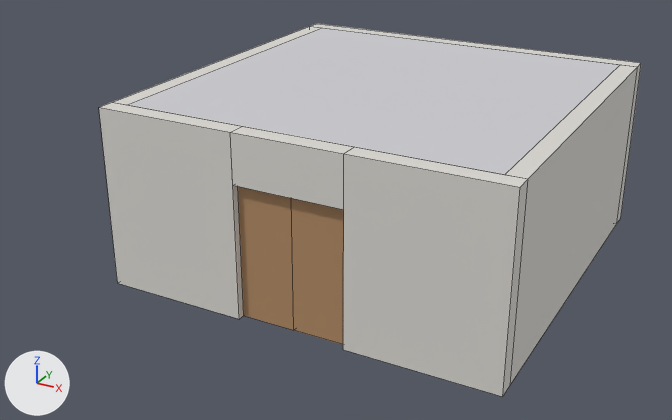
The FBX model Assets/Art/Buildings/DefaultBuilding.fbx: old version first, new version second.
Before and after are seen from a 50 mm lens placed at (10.35, -9.42, 7.23), pointed at (3.4, 3.22, 0.91). Lighting does not change. The marker at lower left points along +X, +Y and +Z. The first picture is the older version. Mesh edges are drawn as thin lines. Where no turn or scale is listed for an object, it has been applied to the vertices.

Names of what the first picture shows: 'DoorLeaf_Left', 'DoorLeaf_Right', 'RoomCeiling', 'Wall_Back', 'Wall_Front_Left', 'Wall_Front_Lintel', 'Wall_Front_Right', 'Wall_Left', 'Wall_Right'.
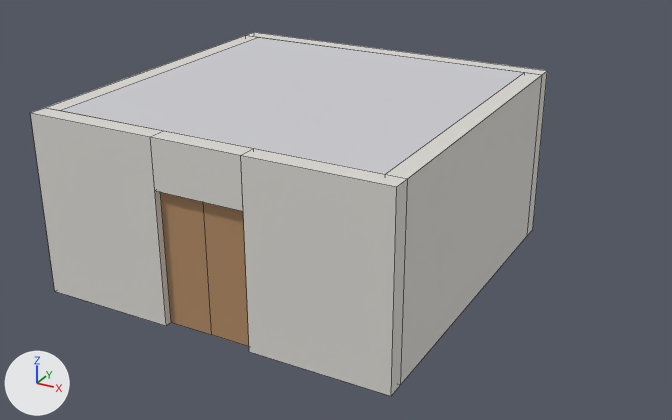
What the commit changed:
me_cube_003 is used by ob_wall_left; location (0.0, 0.0, 0.0).
me_cube_003 had 8 vertices, 6 faces and spanned x 0.7..1.0, y 1.0..7.0, z 0.0..3.0.
me_cube_003 now has 8 vertices, 6 faces and spans x 0.0..0.3, y 0.3..5.7, z 0.0..3.0.
me_cube_003 part 1: the whole mesh is scaled about its middle by (1, 0.9, 1), then moved by (-0.7, -1.0, 0.0).
me_cube_006 is used by ob_wall_front_right; location (0.0, 0.0, 0.0).
me_cube_006 had 8 vertices, 6 faces and spanned x 4.9..7.3, y 0.7..1.0, z 0.0..3.0.
me_cube_006 now has 8 vertices, 6 faces and spans x 3.75..6.0, y 0.0..0.3, z 0.0..3.0.
me_cube_006 part 4: the whole mesh is scaled about its middle by (0.937, 1, 1), then moved by (-1.22, -0.7, 0.0).
me_cube_008 is used by ob_doorleaf_left; location (3.1, 0.85, 0.0).
me_cube_008 had 8 vertices, 6 faces and spanned x 0.0..0.9, y -0.03..0.03, z 0.0..2.2.
me_cube_008 now has 8 vertices, 6 faces and spans x 0.0..0.75, y -0.03..0.03, z 0.0..2.2.
me_cube_008 part 5: the whole mesh is scaled about the mesh origin by (0.833, 1, 1).
me_cube_001 is used by ob_roomceiling; location (0.0, 0.0, 0.0).
me_cube_001 had 8 vertices, 6 faces and spanned x 1.0..7.0, y 1.0..7.0, z 2.95..3.0.
me_cube_001 now has 8 vertices, 6 faces and spans x 0.3..5.7, y 0.3..5.7, z 2.95..3.0.
me_cube_001 part 2: the whole mesh is scaled about its middle by (0.9, 0.9, 1), then moved by (-1.0, -1.0, 0.0).
me_cube_004 is used by ob_wall_right; location (0.0, 0.0, 0.0).
me_cube_004 had 8 vertices, 6 faces and spanned x 7.0..7.3, y 1.0..7.0, z 0.0..3.0.
me_cube_004 now has 8 vertices, 6 faces and spans x 5.7..6.0, y 0.3..5.7, z 0.0..3.0.
me_cube_004 part 7: the whole mesh is scaled about its middle by (1, 0.9, 1), then moved by (-1.3, -1.0, 0.0).
me_cube_002 is used by ob_wall_back; location (0.0, 0.0, 0.0).
me_cube_002 had 8 vertices, 6 faces and spanned x 0.7..7.3, y 7.0..7.3, z 0.0..3.0.
me_cube_002 now has 8 vertices, 6 faces and spans x 0.0..6.0, y 5.7..6.0, z 0.0..3.0.
me_cube_002 part 9: the whole mesh is scaled about its middle by (0.909, 1, 1), then moved by (-1.0, -1.3, 0.0).
me_cube_007 is used by ob_wall_front_lintel; location (0.0, 0.0, 0.0).
me_cube_007 had 8 vertices, 6 faces and spanned x 3.1..4.9, y 0.7..1.0, z 2.2..3.0.
me_cube_007 now has 8 vertices, 6 faces and spans x 2.25..3.75, y 0.0..0.3, z 2.2..3.0.
me_cube_007 part 8: the whole mesh is scaled about its middle by (0.833, 1, 1), then moved by (-1.0, -0.7, 0.0).
me_cube_005 is used by ob_wall_front_left; location (0.0, 0.0, 0.0).
me_cube_005 had 8 vertices, 6 faces and spanned x 0.7..3.1, y 0.7..1.0, z 0.0..3.0.
me_cube_005 now has 8 vertices, 6 faces and spans x 0.0..2.25, y 0.0..0.3, z 0.0..3.0.
me_cube_005 part 6: the whole mesh is scaled about its middle by (0.938, 1, 1), then moved by (-0.77, -0.7, 0.0).
me_cube_009 is used by ob_doorleaf_right; location (4.9, 0.85, 0.0).
me_cube_009 had 8 vertices, 6 faces and spanned x -0.9..0.0, y -0.03..0.03, z 0.0..2.2.
me_cube_009 now has 8 vertices, 6 faces and spans x -0.75..0.0, y -0.03..0.03, z 0.0..2.2.
me_cube_009 part 3: the whole mesh is scaled about the mesh origin by (0.833, 1, 1).
Object 'DoorLeaf_Left' (ob_doorleaf_left) moves from (3.1, 0.85, 0.0) to (2.25, 0.15, 0.0).
Object 'DoorLeaf_Right' (ob_doorleaf_right) moves from (4.9, 0.85, 0.0) to (3.75, 0.15, 0.0).

Pixel boxes (x1, y1, x2, y2) of what changed, in the pictures (672 x 420 px):
'Wall_Front_Right', moved, rescaled (10% narrower)
    before: (343, 147, 528, 397)
    after: (241, 148, 407, 396)
'RoomCeiling', moved, rescaled (7% shorter)
    before: (129, 28, 619, 175)
    after: (60, 37, 525, 174)
'Wall_Right', moved, rescaled (17% wider)
    before: (505, 65, 638, 385)
    after: (386, 73, 542, 384)
'Wall_Front_Left', moved, rescaled
    before: (99, 102, 244, 319)
    after: (30, 108, 171, 326)
'Wall_Front_Lintel', moved, rescaled (17% narrower)
    before: (230, 126, 354, 210)
    after: (150, 131, 253, 211)
'DoorLeaf_Left', moved, rescaled (9% narrower)
    before: (238, 187, 294, 330)
    after: (160, 192, 211, 335)
'DoorLeaf_Right', moved, rescaled (13% narrower)
    before: (291, 198, 344, 344)
    after: (203, 202, 249, 346)
'Wall_Back', moved, rescaled (9% narrower)
    before: (311, 24, 641, 223)
    after: (247, 32, 547, 234)
'Wall_Left', moved, rescaled
    before: (114, 26, 321, 105)
    after: (45, 35, 257, 110)
